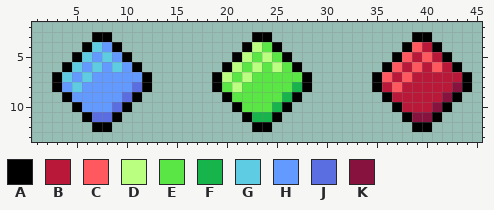
Two versions of one pixel-art sprite, assets/misc/xp.png. The picture above is the old version.
The file is 48x16 pixels. Shown: x 1..45, y 2..13.
Palette (. is transparent): A #000000  B #ba1839  C #ff595f  D #bbff80  E #5ae645  F #17b34b  G #5ecde4  H #629aff  J #5b6ee1  K #87123d
Pixels before, first column x 3:
 3 ....AA..............AA..............AA....
 4 ...AGHA............ADEA............ACBA...
 5 ..AGHGHA..........ADEDEA..........ACBCBA..
 6 .AGHGHGHA........ADEDEDEA........ACBCBCBA.
 7 AGHGHHHHHA......ADEDEEEEEA......ACBCBBBBBA
 8 AHGHHHHHJA......AEDEEEEEFA......ABCBBBBBKA
 9 .AHHHHHJA........AEEEEEFA........ABBBBBKA.
10 ..AHHHJA..........AEEEFA..........ABBBKA..
11 ...AJJA............AFFA............AKKA...
12 ....AA..............AA..............AA....
Now the later version:
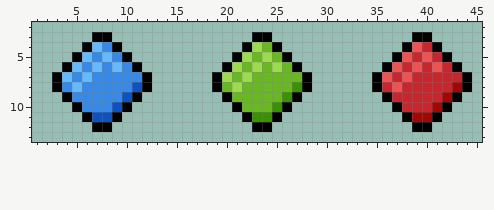
Difference:
colour B: #ba1839 -> #c6262e
colour C: #ff595f -> #ed5353
colour D: #bbff80 -> #9bdb4d
colour E: #5ae645 -> #68b723
colour F: #17b34b -> #3a9104
colour G: #5ecde4 -> #64baff
colour H: #629aff -> #3689e6
colour J: #5b6ee1 -> #0d52bf
colour K: #87123d -> #a10705
Where, in picture pixels (left, top, right, bottom), the same in both pictures:
changed: (62, 42, 142, 122)
changed: (222, 42, 302, 122)
changed: (382, 42, 462, 122)
